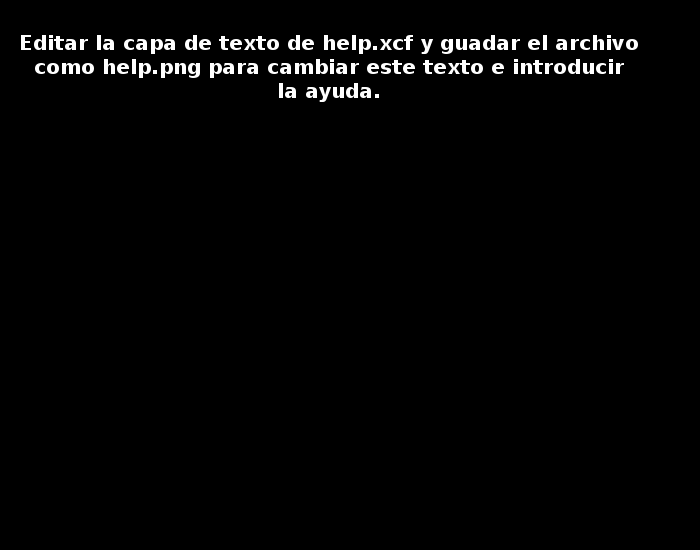
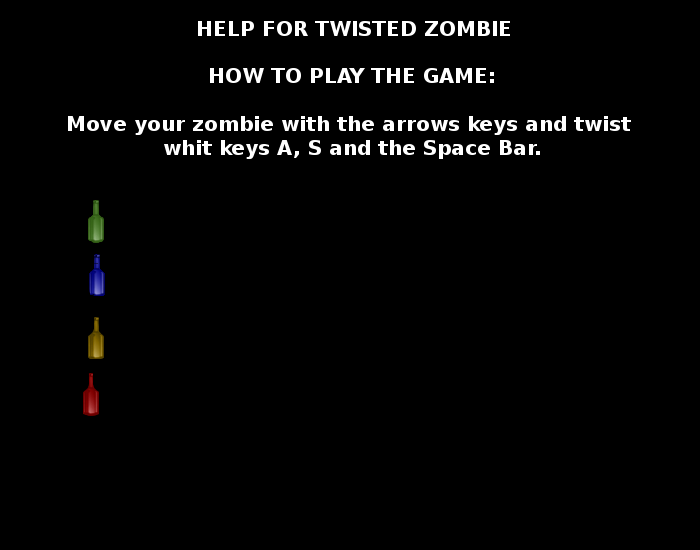
Layer changes from the first 700 × 550 image to the second:
added layer "bottle_blue.png" above "bottle_green.png" over (89, 254, 105, 297)
added layer "bottle_green.png" above "bottle_orange.png" over (88, 200, 104, 243)
added layer "bottle_orange.png" above "bottle_red.png" over (88, 317, 104, 359)
added layer "bottle_red.png" above "HOW TO PLAY THE GAME: ..." over (83, 373, 99, 416)
added layer "HOW TO PLAY THE GAME: ..." above "HELP FOR TWISTED ZOMBIE" over (68, 68, 631, 159)
renamed "Editar la capa de texto de hel..." to "HELP FOR TWISTED ZOMBIE", painted on it over (21, 21, 638, 102)
